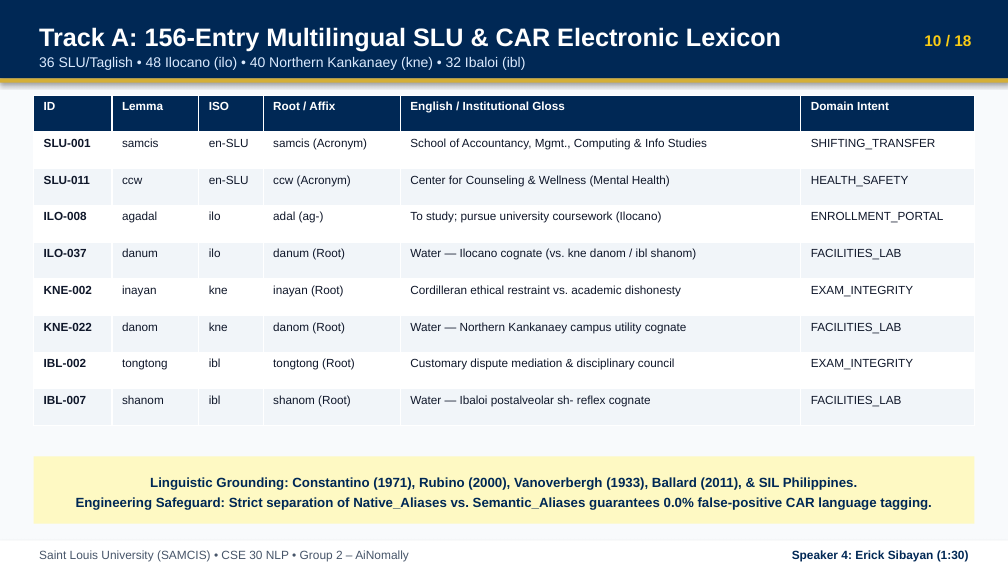
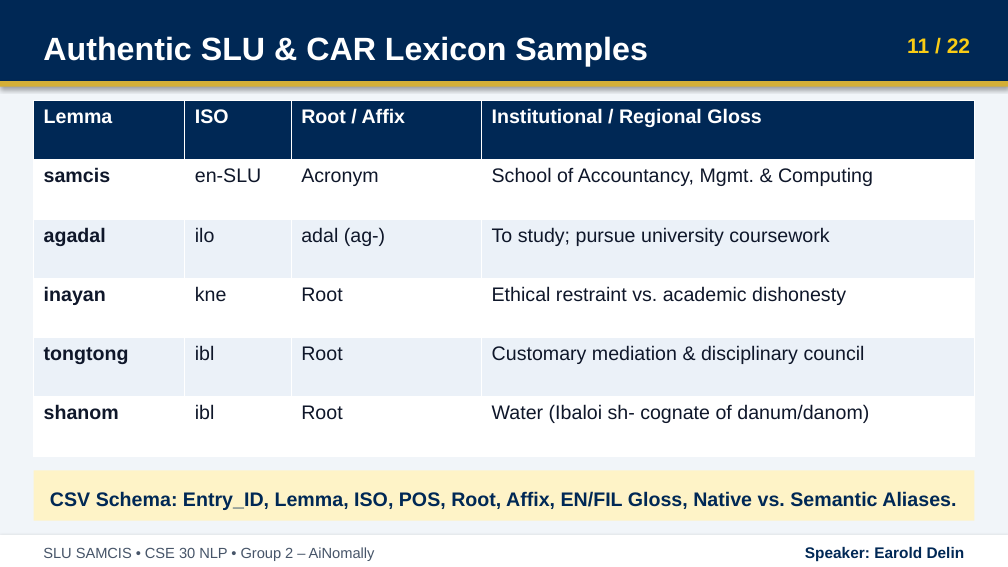
Before and after one commit to ChazeRodriguez/slu-egovernance-chatbot-car-lexicon, a slide deck: slide 11 of presentation/Group2_AiNomally_CSE30_Deck.pptx (slide 10 before the commit). Drawn at 1008x567 pixels with LibreOffice and Linux fonts; fonts in the diff are those of the drawing. Boxes give left, top, right and bottom in pixels: in the first picture for what was removed or moved away, otherwise in the second. Text is boxed around its words. In the diff, an @@ line names an element or a change of style, - is before the commit and + after.

```diff
--- a/presentation/Group2_AiNomally_CSE30_Deck.pptx
+++ b/presentation/Group2_AiNomally_CSE30_Deck.pptx
@@ background #F8FAFC to #F1F5F9 @@
@@ text "Authentic SLU & CAR Lexicon ..." at <box>43,36,647,66</box>: vertical alignment top to middle @@
@@ text removed at <box>39,57,525,70</box> @@
-36 SLU/Taglish • 48 Ilocano (ilo) • 40 Northern Kankanaey (kne) • 32 Ibaloi (ibl)
@@ text at <box>43,36,647,66</box>: text changed; size 18 to 23 pt @@
-Track A: 156-Entry Multilingual SLU & CAR Electronic Lexicon
+Authentic SLU & CAR Lexicon Samples
@@ text added at <box>907,38,970,53</box>, 15 pt, text #FACC15, bold @@
+11 / 22
@@ text removed at <box>924,35,971,46</box> @@
-10 / 18
@@ rectangle: place and size @@
-rectangle at <box>0,79,1008,83</box>
+rectangle at <box>0,82,1008,88</box>
@@ table at <box>33,101,975,457</box> @@
-ID | Lemma | ISO | Root / Affix | English / Institutional Gloss | Domain Intent
-SLU-001 | samcis | en-SLU | samcis (Acronym) | School of Accountancy, Mgmt., Computing & Info Studies | SHIFTING_TRANSFER
-SLU-011 | ccw | en-SLU | ccw (Acronym) | Center for Counseling & Wellness (Mental Health) | HEALTH_SAFETY
-ILO-008 | agadal | ilo | adal (ag-) | To study; pursue university coursework (Ilocano) | ENROLLMENT_PORTAL
-ILO-037 | danum | ilo | danum (Root) | Water — Ilocano cognate (vs. kne danom / ibl shanom) | FACILITIES_LAB
-KNE-002 | inayan | kne | inayan (Root) | Cordilleran ethical restraint vs. academic dishonesty | EXAM_INTEGRITY
-KNE-022 | danom | kne | danom (Root) | Water — Northern Kankanaey campus utility cognate | FACILITIES_LAB
-IBL-002 | tongtong | ibl | tongtong (Root) | Customary dispute mediation & disciplinary council | EXAM_INTEGRITY
-IBL-007 | shanom | ibl | shanom (Root) | Water — Ibaloi postalveolar sh- reflex cognate | FACILITIES_LAB
+Lemma | ISO | Root / Affix | Institutional / Regional Gloss
+samcis | en-SLU | Acronym | School of Accountancy, Mgmt. & Computing
+agadal | ilo | adal (ag-) | To study; pursue university coursework
+inayan | kne | Root | Ethical restraint vs. academic dishonesty
+tongtong | ibl | Root | Customary mediation & disciplinary council
+shanom | ibl | Root | Water (Ibaloi sh- cognate of danum/danom)
@@ table: place and size @@
-table at <box>33,95,974,425</box>
+table at <box>33,101,975,457</box>
@@ rectangle removed at <box>33,457,974,524</box> @@
-Linguistic Grounding: Constantino (1971), Rubino (2000), Vanoverbergh (1933), Ballard (2011), & SIL Philippines.
-Engineering Safeguard: Strict separation of Native_Aliases vs. Semantic_Aliases guarantees 0.0% false-positive CAR language tagging.
@@ rectangle added at <box>33,471,974,521</box>, fill #FEF3C7, 14 pt, text #002855, bold @@
+CSV Schema: Entry_ID, Lemma, ISO, POS, Root, Affix, EN/FIL Gloss, Native vs. Semantic Aliases.
@@ rectangle: place and size @@
-rectangle at <box>0,540,1008,566</box>
+rectangle at <box>0,535,1008,567</box>
@@ text at <box>43,547,375,561</box>: text changed; size 8.5 to 10.5 pt @@
-Saint Louis University (SAMCIS) • CSE 30 NLP • Group 2 – AiNomally
+SLU SAMCIS • CSE 30 NLP • Group 2 – AiNomally
@@ text removed at <box>792,550,969,562</box> @@
-Speaker 4: Erick Sibayan (1:30)
@@ text added at <box>805,547,965,562</box>, 11 pt, text #002855, bold @@
+Speaker: Earold Delin
```
Also in this commit, not shown: 15 other slides changed, 6 slides added, 2 slides removed, 8 other files.
